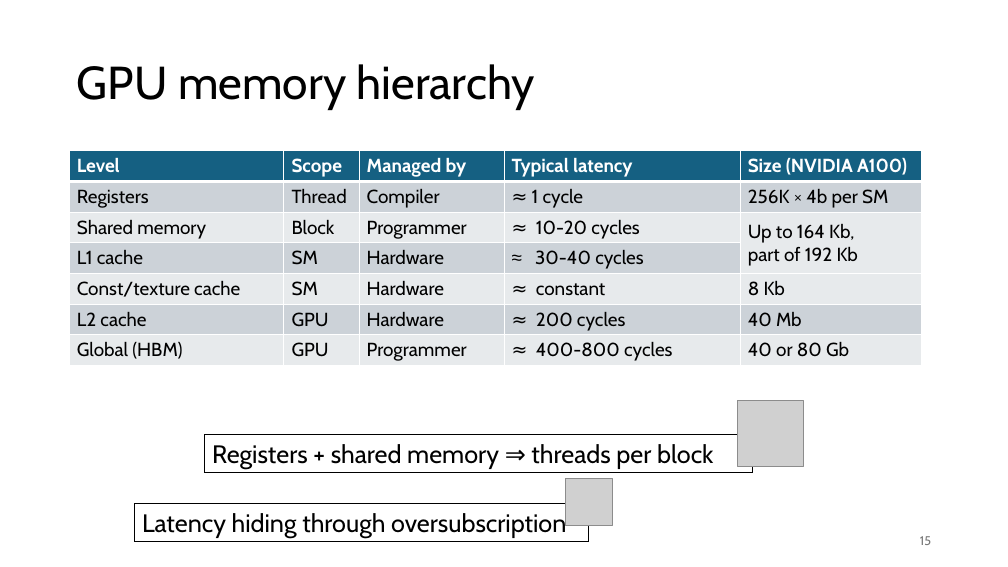
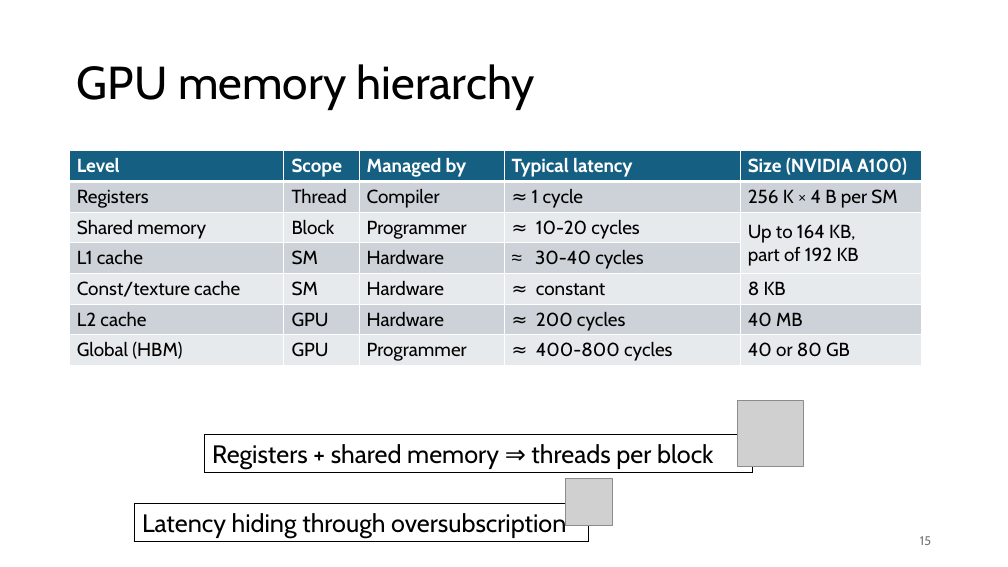
Before and after one commit to gjbex/GPU-programming, a slide deck: slide 15 of gpu_programming.pptx. Drawn at 1008x567 pixels with LibreOffice and Linux fonts; fonts in the diff are those of the drawing; grey boxes stand for pictures. Boxes give left, top, right and bottom in pixels: in the first picture for what was removed or moved away, otherwise in the second. Text is boxed around its words. In the diff, an @@ line names an element or a change of style, - is before the commit and + after.

Commit message:
Slide 15, 29
Fix units

```diff
--- a/gpu_programming.pptx
+++ b/gpu_programming.pptx
@@ table at [70, 151, 923, 366] @@
-row 2, column 5: 256K × 4b per SM
+row 2, column 5: 256 K × 4 B per SM
-row 3, column 5: Up to 164 Kb, / part of 192 Kb
+row 3, column 5: Up to 164 KB, / part of 192 KB
-row 5, column 5: 8 Kb
+row 5, column 5: 8 KB
-row 6, column 5: 40 Mb
+row 6, column 5: 40 MB
-row 7, column 5: 40 or 80 Gb
+row 7, column 5: 40 or 80 GB
```
Also in this commit, not shown: 1 other slide changed.
